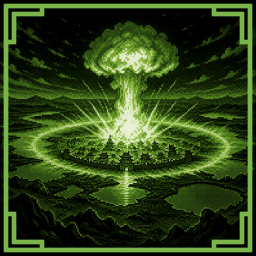
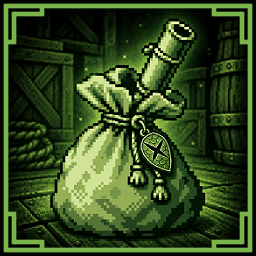
The second 256 x 256 image is a revision of the first. Changes to its layers:
added layer "Frame Backing 2" above "fox for cat" over box(0, 8, 256, 253)
added layer "fox for cat" above "sacred vessel" over box(0, 8, 256, 253)
hid "sacred vessel" over box(0, 8, 256, 253)
hid "uneven odds" over box(0, 8, 256, 253)
hid "kitsune base" over box(0, 8, 256, 253)
hid "can't beat em base" over box(0, 8, 256, 253)
hid "grand champ base" over box(0, 8, 256, 253)
hid "old grudges base" over box(0, 8, 256, 253)
hid "chosen one base" over box(0, 8, 256, 253)
